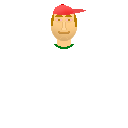
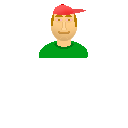
Before/after of a w=128, h=128 layered artwork. What changed in the layer stack:
painted on "Ebene 3" over [39, 41, 88, 58]
